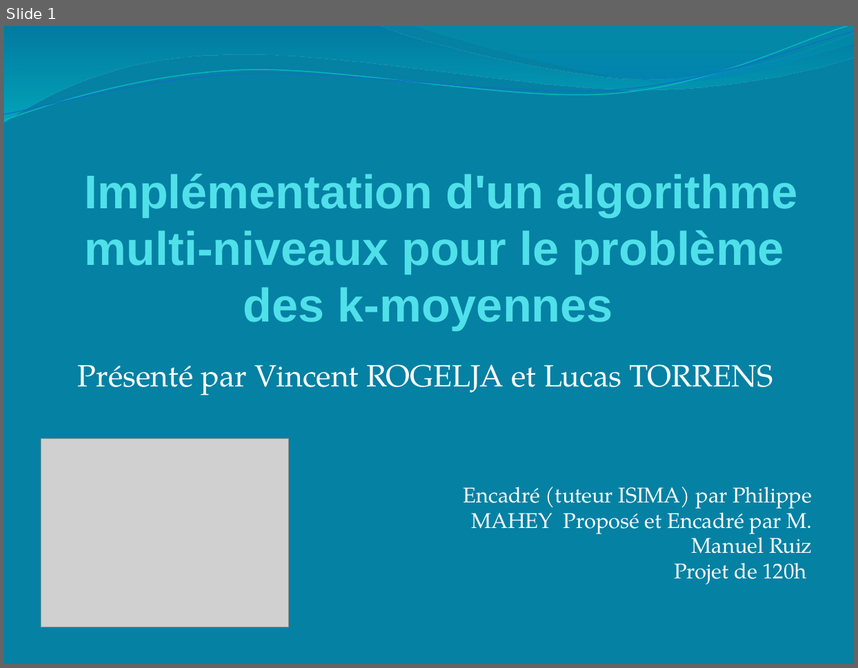
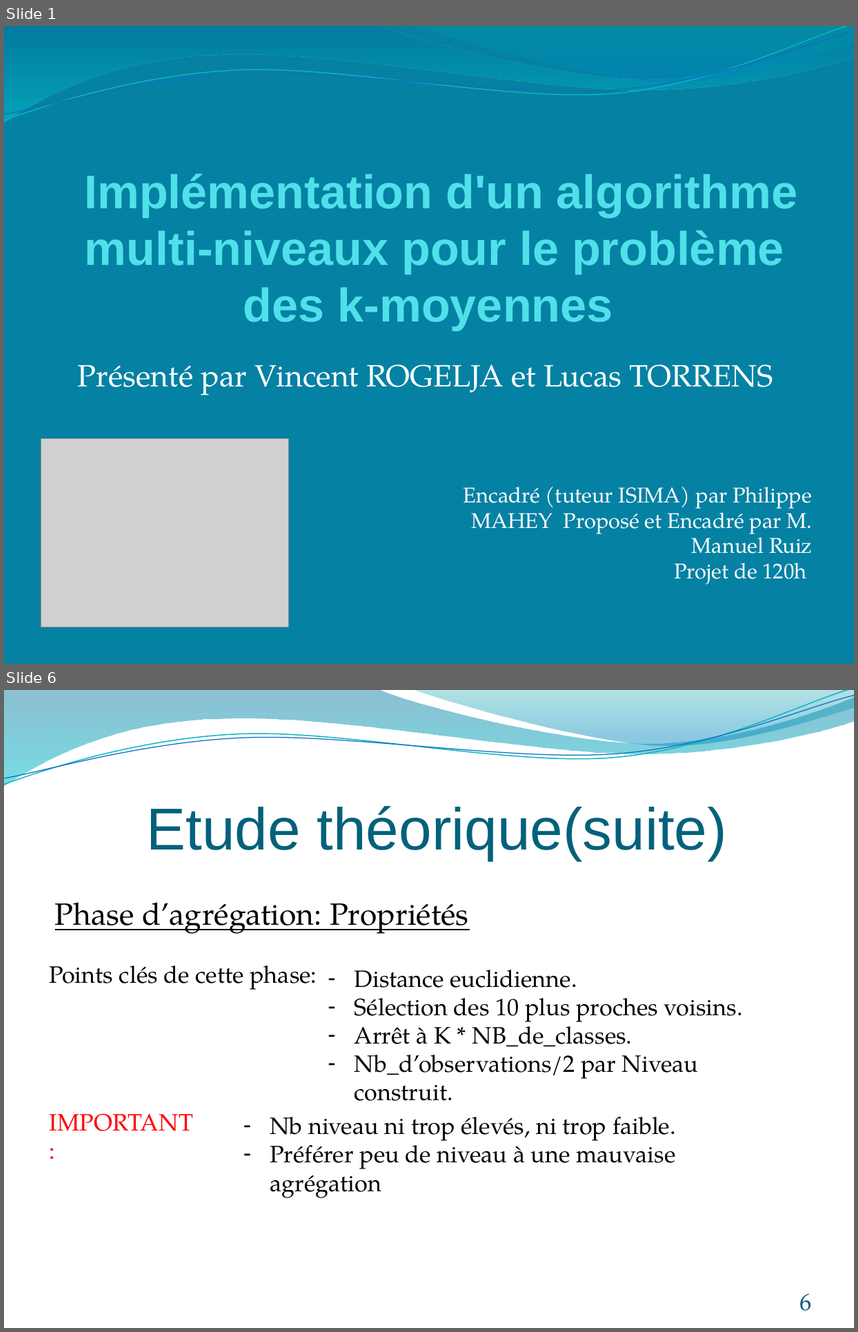
Before and after one commit to rogelja/Projet, a slide deck: PowerPoint/Présentation soutenance.pptx. Shown one above the other, each under a label of ours: slide 1 before the commit, slides 1 and 6 after it; the slides between them are not shown. The pictures are 858x668 and 858x1332 pixels, drawn with LibreOffice and Linux fonts; fonts in the diff are those of the drawing; grey boxes stand for pictures. Boxes give left, top, right and bottom in pixels: in the first picture for what was removed or moved away, otherwise in the second. Text is boxed around its words. In the diff, an @@ line names an element or a change of style, - is before the commit and + after.

```diff
--- a/PowerPoint/Présentation soutenance.pptx
+++ b/PowerPoint/Présentation soutenance.pptx
@@ slide 6 added at [4, 690, 854, 1328], background #FFFFFF; not listed: 4 template elements that a slide beside it also shows @@
@@ title added at [147, 806, 727, 860], 50 pt, text #04617B @@
+Etude théorique(suite)
@@ text added at [55, 902, 469, 934], 26 pt, text #000000, underline @@
+Phase d’agrégation: Propriétés
@@ text added at [49, 965, 317, 989], 20 pt, text #000000 @@
+Points clés de cette phase:
@@ text added at [355, 969, 743, 1078], 20 pt, text #000000 @@
+– Distance euclidienne.
+– Sélection des 10 plus proches voisins.
+– Arrêt à K * NB_de_classes.
+– Nb_d’observations/2 par Niveau construit.
@@ text added at [50, 1113, 193, 1131], 20 pt, text #FF0000 @@
+IMPORTANT:
@@ text added at [270, 1116, 676, 1169], 20 pt, text #000000 @@
+– Nb niveau ni trop élevés, ni trop faible.
+– Préférer peu de niveau à une mauvaise agrégation
@@ page number added at [800, 1293, 811, 1310], 20 pt, text #045D75 @@
+6
```
Also in this commit, not shown: 6 slides changed, 5 other slides added, 2 slides removed, 5 other files.
